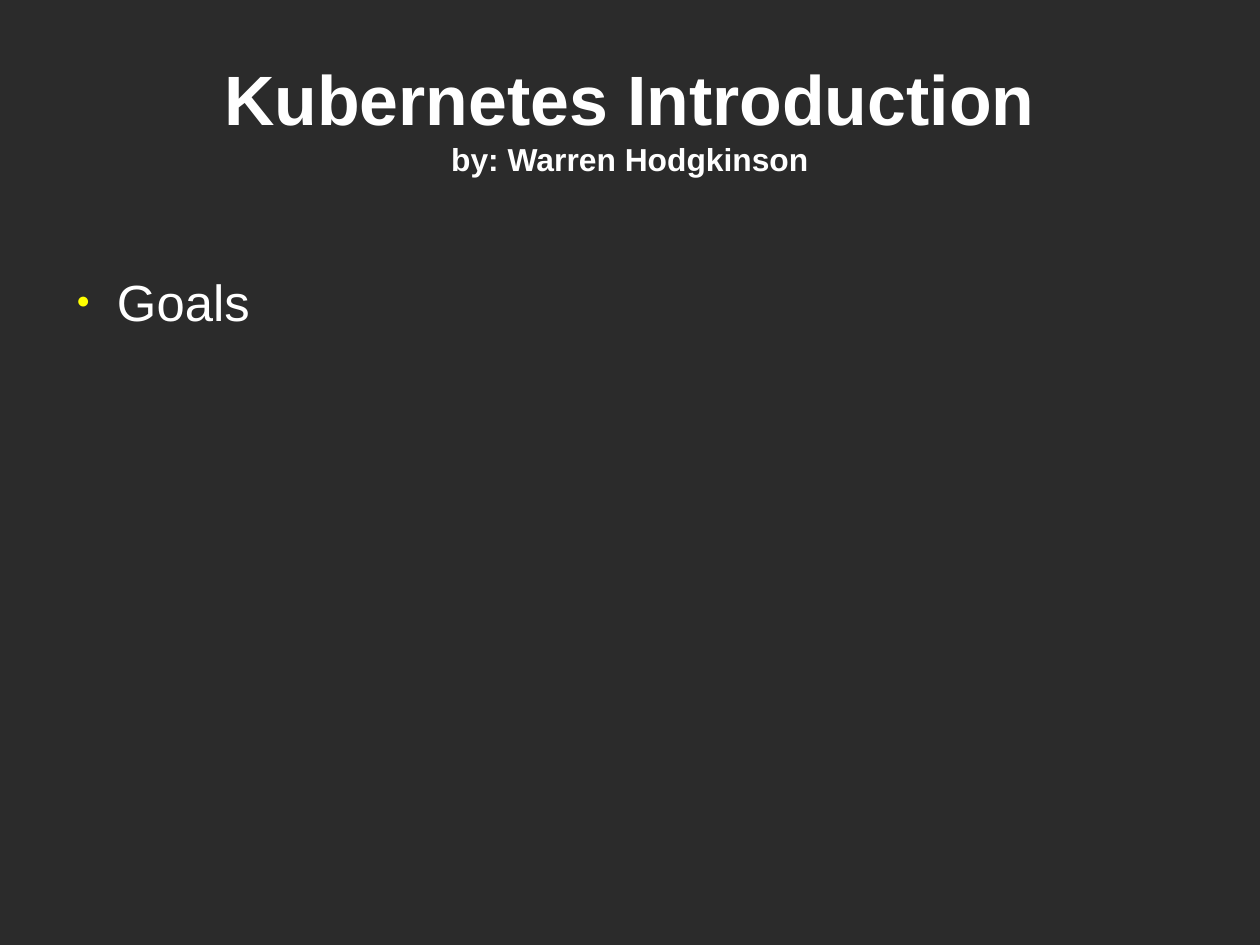
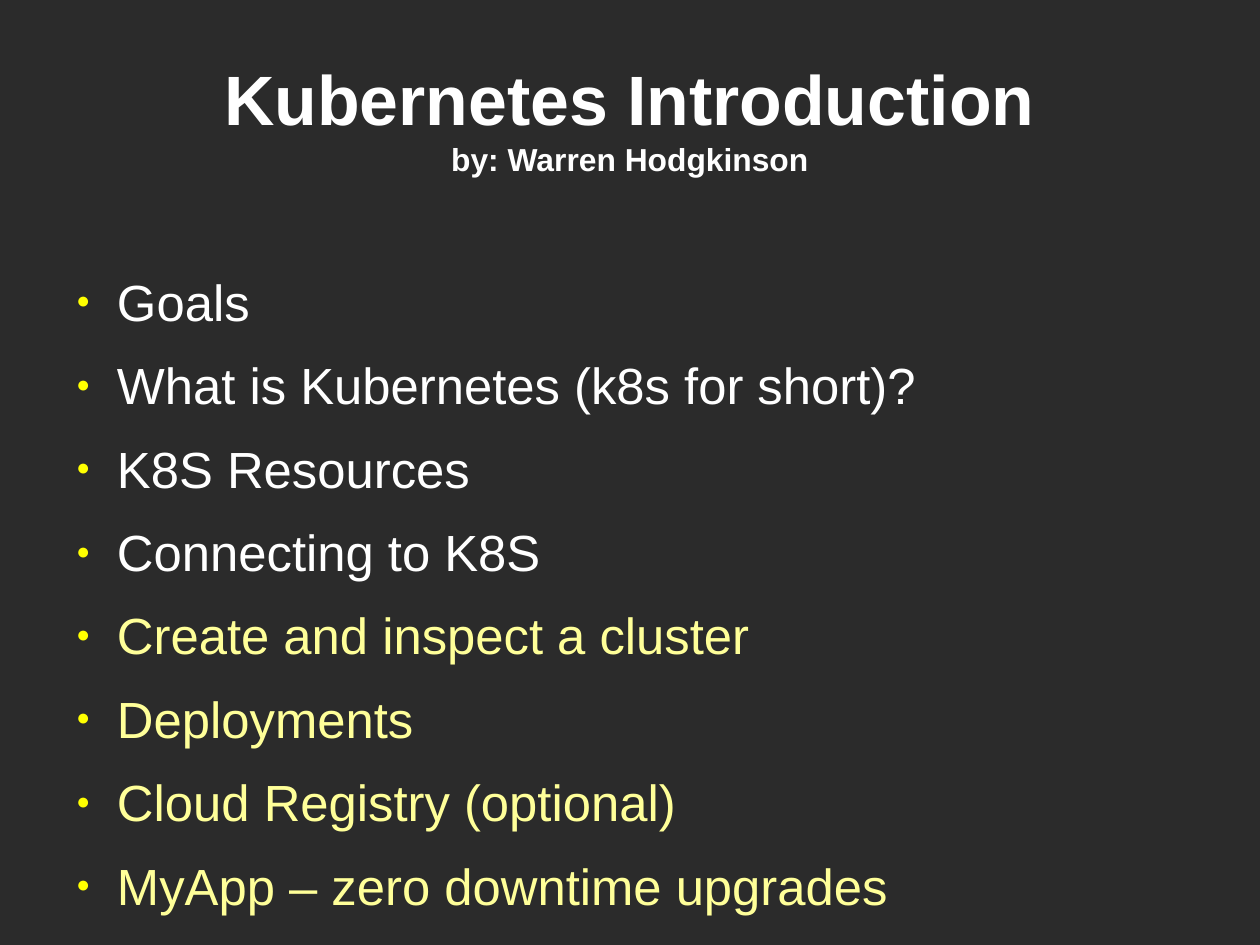
Before and after one commit to showmethehello/mit-k8s-talk, a slide deck: slide 1 of k8s.odp. Drawn at 1260x945 pixels with LibreOffice and Linux fonts; fonts in the diff are those of the drawing; background and template pictures are left out; a plain dark background stands for a picture behind light text. Boxes give left, top, right and bottom in pixels: in the first picture for what was removed or moved away, otherwise in the second. Text is boxed around its words. In the diff, an @@ line names an element or a change of style, - is before the commit and + after.

```diff
--- a/k8s.odp
+++ b/k8s.odp
@@ text at <box>117,367,915,915</box>: paragraphs added @@
+● What is Kubernetes (k8s for short)?
+● K8S Resources
+● Connecting to K8S
+● Create and inspect a cluster
+● Deployments
+● Cloud Registry (optional)
+● MyApp – zero downtime upgrades
```
Also in this commit, not shown: 5 other slides changed, 1 slide added, 3 other files.
